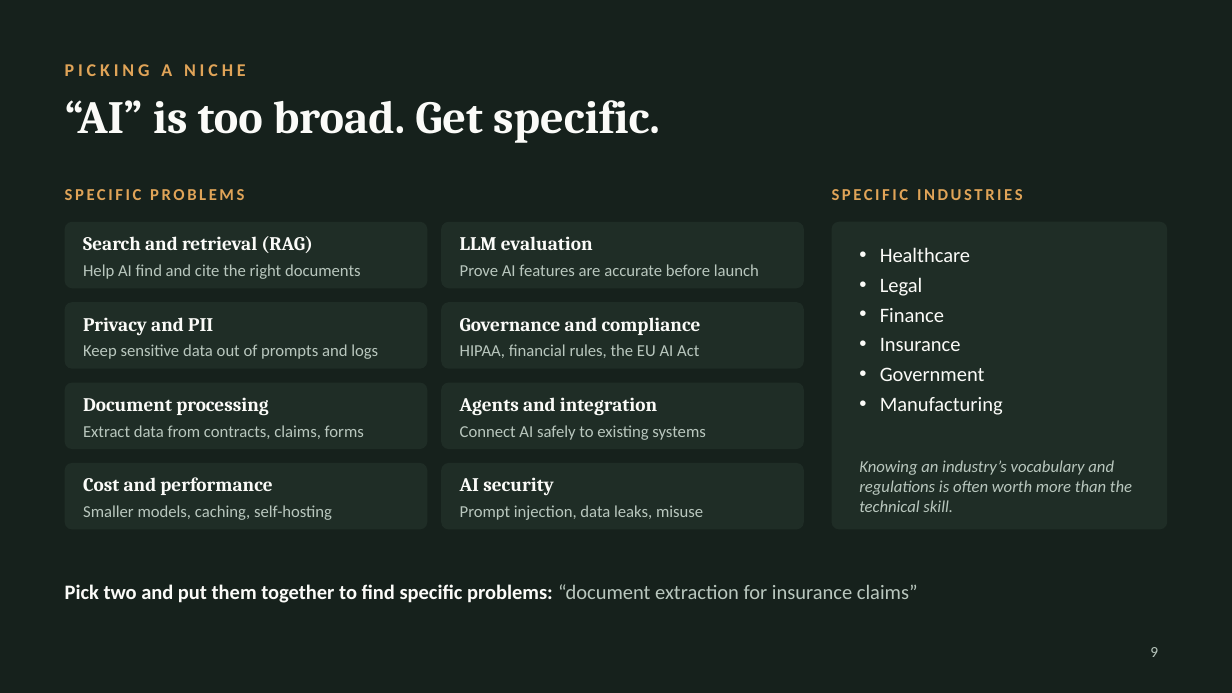
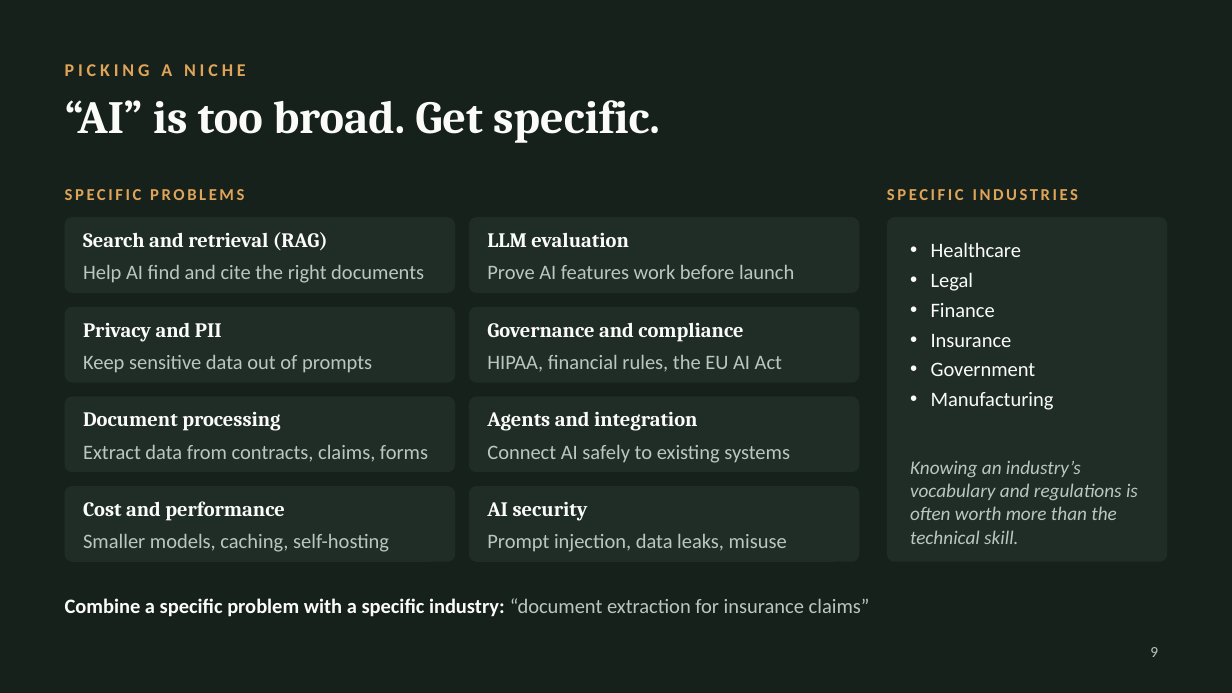
Before and after one commit to jzonthemtn/being-a-consultant, a slide deck: slide 9 of going-independent.pptx. Drawn at 1232x693 pixels with LibreOffice and Linux fonts; fonts in the diff are those of the drawing. Boxes give left, top, right and bottom in pixels: in the first picture for what was removed or moved away, otherwise in the second. Text is boxed around its words. In the diff, an @@ line names an element or a change of style, - is before the commit and + after.

```diff
--- a/going-independent.pptx
+++ b/going-independent.pptx
@@ text "SPECIFIC INDUSTRIES": place and size @@
-text "SPECIFIC INDUSTRIES" at (832, 189, 1022, 200)
+text "SPECIFIC INDUSTRIES" at (887, 189, 1078, 200)
@@ rounded rectangle: place and size @@
-rounded rectangle at (65, 222, 427, 288)
+rounded rectangle at (65, 217, 455, 293)
@@ rounded rectangle: place and size @@
-rounded rectangle at (442, 222, 804, 288)
+rounded rectangle at (470, 217, 860, 293)
@@ text "LLM evaluation": place and size @@
-text "LLM evaluation" at (460, 236, 593, 250)
+text "LLM evaluation" at (487, 232, 629, 247)
@@ rounded rectangle: place and size @@
-rounded rectangle at (832, 222, 1167, 530)
+rounded rectangle at (887, 217, 1167, 562)
@@ text "Healthcare": place and size @@
-text "Healthcare" at (880, 247, 1003, 415)
+text "Healthcare" at (931, 242, 1054, 410)
@@ text at (487, 265, 794, 279): text changed; size 13 to 16 pt @@
-Prove AI features are accurate before launch
+Prove AI features work before launch
@@ rounded rectangle: place and size @@
-rounded rectangle at (65, 302, 427, 369)
+rounded rectangle at (65, 307, 455, 383)
@@ rounded rectangle: place and size @@
-rounded rectangle at (442, 302, 804, 369)
+rounded rectangle at (470, 307, 860, 383)
@@ text "Governance and compliance": place and size @@
-text "Governance and compliance" at (460, 317, 701, 335)
+text "Governance and compliance" at (487, 322, 743, 342)
@@ text at (83, 355, 372, 373): text changed; size 13 to 16 pt @@
-Keep sensitive data out of prompts and logs
+Keep sensitive data out of prompts
@@ text "HIPAA, financial rules, the EU ...": place and size @@
-text "HIPAA, financial rules, the EU ..." at (460, 344, 699, 358)
+text "HIPAA, financial rules, the EU ..." at (487, 355, 782, 371)
@@ rounded rectangle: place and size @@
-rounded rectangle at (65, 383, 427, 449)
+rounded rectangle at (65, 396, 455, 472)
@@ text "Document processing": place and size @@
-text "Document processing" at (83, 397, 268, 416)
+text "Document processing" at (83, 412, 280, 431)
@@ rounded rectangle: place and size @@
-rounded rectangle at (442, 383, 804, 449)
+rounded rectangle at (470, 396, 860, 472)
@@ text "Agents and integration": place and size @@
-text "Agents and integration" at (460, 397, 657, 415)
+text "Agents and integration" at (487, 412, 697, 431)
@@ text "Extract data from contracts, claims, ...": place and size @@
-text "Extract data from contracts, claims, ..." at (83, 425, 364, 439)
+text "Extract data from contracts, claims, ..." at (83, 445, 428, 462)
@@ text "Connect AI safely to existing ...": place and size @@
-text "Connect AI safely to existing ..." at (460, 425, 705, 440)
+text "Connect AI safely to existing ..." at (487, 445, 790, 463)
@@ text "Knowing an industry’s vocabulary and ...": place and size @@
-text "Knowing an industry’s vocabulary and ..." at (859, 460, 1132, 512)
+text "Knowing an industry’s vocabulary and ..." at (910, 460, 1138, 544)
@@ text "Knowing an industry’s vocabulary and ..." at (910, 460, 1138, 544): size 13 to 15 pt @@
@@ rounded rectangle: place and size @@
-rounded rectangle at (65, 463, 427, 530)
+rounded rectangle at (65, 486, 455, 562)
@@ text "Cost and performance": place and size @@
-text "Cost and performance" at (83, 477, 272, 495)
+text "Cost and performance" at (83, 501, 284, 521)
@@ proportions changed in 9 elements at (65, 217, 455, 293), (65, 307, 455, 383), (470, 217, 860, 293), (65, 396, 455, 472), (470, 307, 860, 383), (65, 486, 455, 562), (887, 217, 1167, 562), (470, 396, 860, 472), (470, 486, 860, 562) @@
@@ rounded rectangle: place and size @@
-rounded rectangle at (442, 463, 804, 530)
+rounded rectangle at (470, 486, 860, 562)
@@ size 15 to 16 pt in 8 elements at (83, 232, 328, 250), (83, 323, 222, 342), (83, 412, 280, 431), (487, 232, 629, 247), (487, 322, 743, 342), (83, 501, 284, 521), (487, 412, 697, 431), (487, 502, 588, 521) @@
@@ text "AI security": place and size @@
-text "AI security" at (460, 477, 553, 496)
+text "AI security" at (487, 502, 588, 521)
@@ text "Smaller models, caching, self-hosting": place and size @@
-text "Smaller models, caching, self-hosting" at (83, 505, 332, 520)
+text "Smaller models, caching, self-hosting" at (83, 534, 389, 552)
@@ size 13 to 16 pt in 6 elements at (83, 265, 424, 283), (83, 445, 428, 462), (487, 355, 782, 371), (83, 534, 389, 552), (487, 445, 790, 463), (487, 534, 787, 552) @@
@@ text "Prompt injection, data leaks, misuse": place and size @@
-text "Prompt injection, data leaks, misuse" at (460, 505, 703, 520)
+text "Prompt injection, data leaks, misuse" at (487, 534, 787, 552)
@@ text at (65, 598, 870, 617): text changed @@
-Pick two and put them together to find specific problems: “document extraction for insurance claims”
+Combine a specific problem with a specific industry: “document extraction for insurance claims”
```
Also in this commit, not shown: 4 other slides changed, 3 other files.
